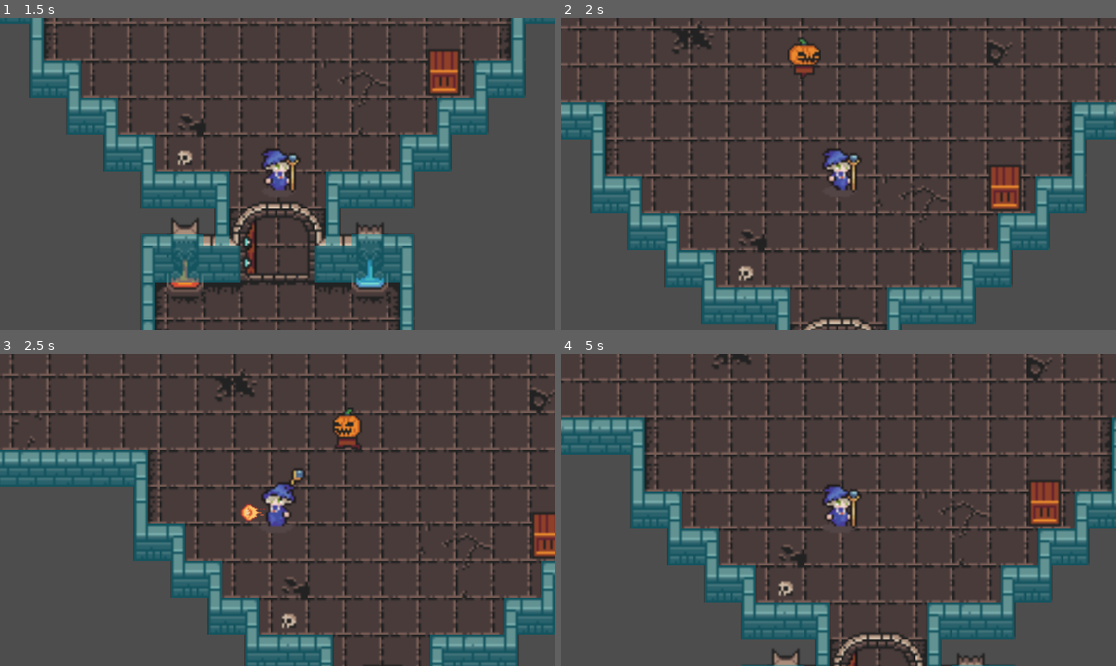
Above: before the commit, frames 1-4 (two rows, left to right).
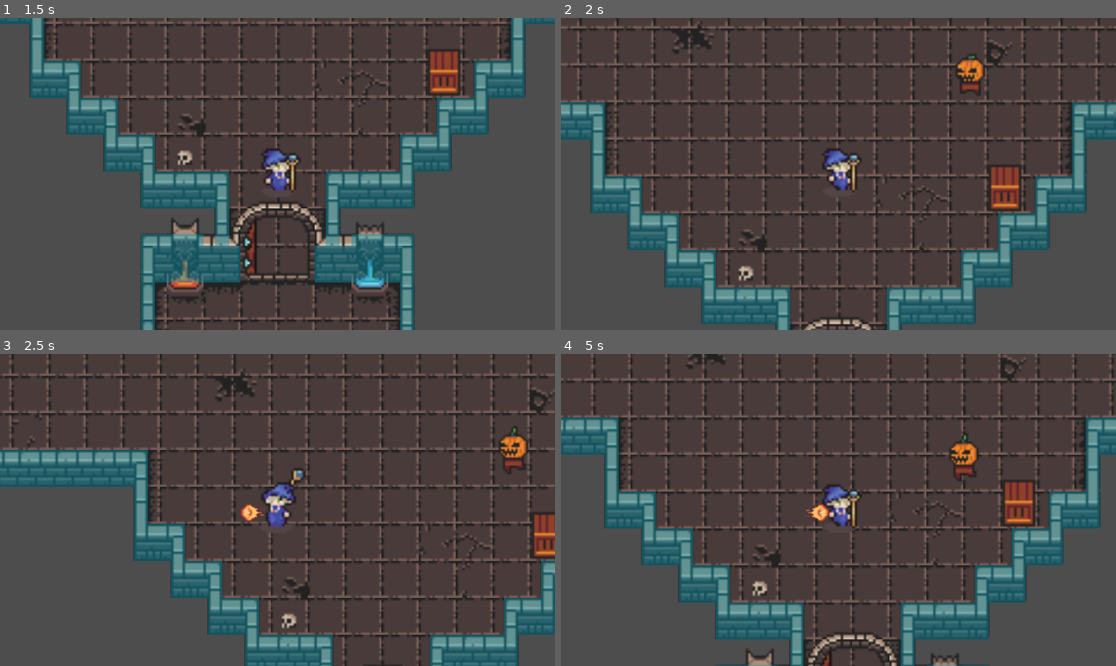
Above: after the commit, the same moments.

Repository: jrginn/LEAD-Academy-2024
Game: Godot game, scene res://dungeon.tscn
Two runs of this game, one before a commit and one after it. Both use one fixed random seed, a clock stepped at 60 frames per second and the inputs below.
Inputs (mouse positions are in pixels of both pictures, inside the frame that each line leads up to):
- Up to frame 1 (1.5 s): move the mouse to (249, 236) at 0.52 s; press the mouse at (249, 236) at 0.53 s; hold Up (move_up) from 0.53 s (still down); move the mouse to (444, 220) at 1.27 s; release the mouse at (444, 220) at 1.28 s; click (444, 220) at 1.35 s
- Up to frame 2 (2 s): keep holding Up (move_up)
- Up to frame 3 (2.5 s): move the mouse to (111, 463) at 2.02 s; release Up (move_up) at 2.03 s; press the mouse at (111, 463) at 2.03 s; hold Left (move_left) from 2.03 s (still down)
- Up to frame 4 (5 s): move the mouse to (866, 510) at 2.77 s; release the mouse at (866, 510) at 2.78 s; click (866, 510) at 2.85 s; move the mouse to (755, 432) at 3.52 s; release Left (move_left) at 3.53 s; press the mouse at (755, 432) at 3.53 s; hold Down (move_down) 3.53-4.28 s; move the mouse to (960, 494) at 4.27 s; release the mouse at (960, 494) at 4.28 s; hold Right (move_right) from 4.28 s (still down); click (960, 494) at 4.35 s

Frame 1 is identical in both runs. In frame 2, 0.8% of the frame differs, in the area x 40-77%, y 6-25%; in frame 3, 0.9%; in frame 4, 27%, in the area x 0-100%, y 0-100%.
Error after the commit: Invalid call. Nonexistent function 'instantiate' in base 'Nil'. (res://spawn_point.gd:16)

Commit message:
spawn point beginning logic

Diff:
--- /dev/null
+++ b/lead-game/dungeon.gd
@@ -0,0 +1,16 @@
+extends Node2D
+
+@export var pumpkin_scene: PackedScene
+@export var necromancer_scene: PackedScene
+@export var chort_scene: PackedScene
+@export var doctor_scene: PackedScene
+
+var _character_scene_list = [
+	pumpkin_scene,
+	necromancer_scene,
+	chort_scene,
+	doctor_scene
+]
+
+func _process(delta):
+	pass
--- a/lead-game/dungeon.tscn
+++ b/lead-game/dungeon.tscn
@@ -6,6 +6,7 @@
 [ext_resource type="Texture2D" uid="uid://bah123a6ign4d" path="res://Dungeon Tiles/0x72_DungeonTilesetII_v1.7.png" id="4_68ure"]
 [ext_resource type="PackedScene" uid="uid://djbru0vbiiwxn" path="res://wizard.tscn" id="5_ru71o"]
 [ext_resource type="PackedScene" uid="uid://b8dlmwtt6x8bt" path="res://pumpkin.tscn" id="6_1q37q"]
+[ext_resource type="Script" path="res://spawn_point.gd" id="7_6dcmo"]
 
 [sub_resource type="TileSetAtlasSource" id="TileSetAtlasSource_3i7as"]
 texture = ExtResource("1_8yg3u")
@@ -2022,4 +2023,8 @@
 tile_set = SubResource("TileSet_ka8ao")
 
 [node name="Pumpkin" parent="." instance=ExtResource("6_1q37q")]
-position = Vector2(-0.25, -206.875)
+position = Vector2(74.5, -195.875)
+
+[node name="Main Enemy Spawn 1" type="Marker2D" parent="."]
+position = Vector2(-64.5, -248.5)
+script = ExtResource("7_6dcmo")
--- /dev/null
+++ b/lead-game/spawn_point.gd
@@ -0,0 +1,16 @@
+extends Node2D
+
+@export var pumpkin_scene: PackedScene
+@export var necromancer_scene: PackedScene
+@export var chort_scene: PackedScene
+@export var doctor_scene: PackedScene
+
+var _character_scene_list = [
+	pumpkin_scene,
+	necromancer_scene,
+	chort_scene,
+	doctor_scene
+]
+
+func _process(delta):
+	var mob = _character_scene_list[randi() % 4].instantiate()
Not shown: 1 places in lead-game/dungeon.tscn that only renumber resources
